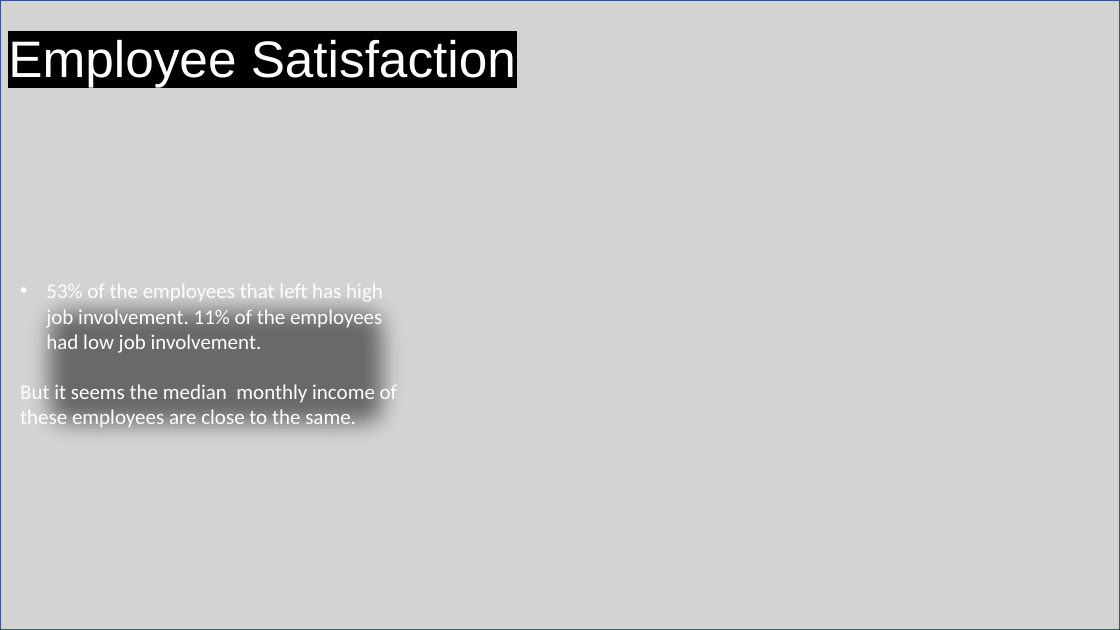
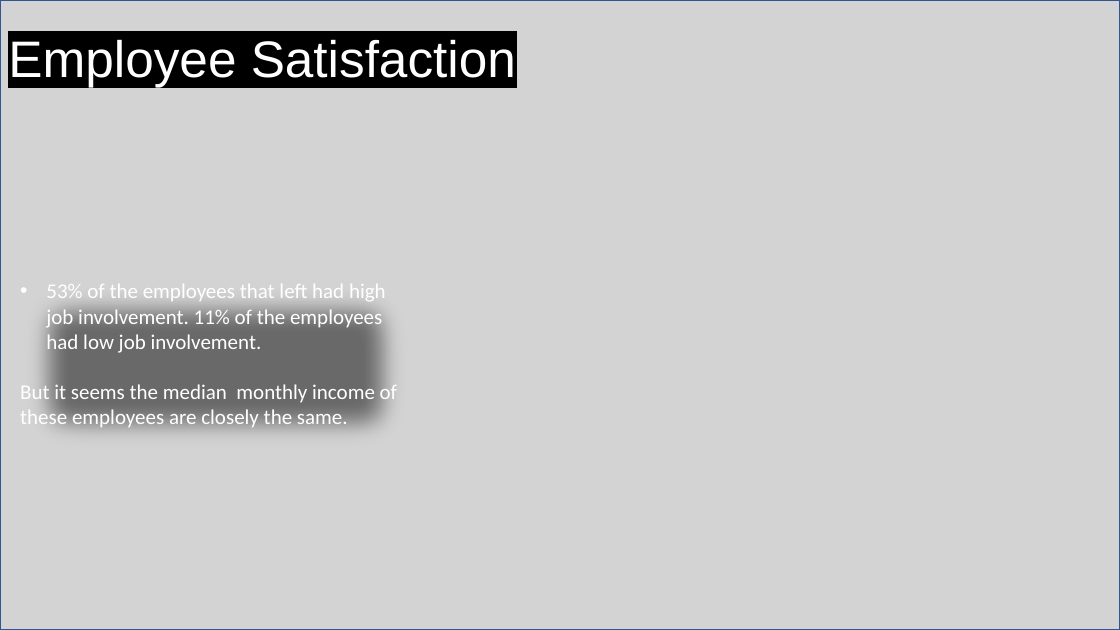
Before and after one commit to mich7000/my-data-science-and-machine-learning-portfolio, a slide deck: slide 5 of Employee Attrition Data Analysis/report-slides.pptx. Drawn at 1120x630 pixels with LibreOffice and Linux fonts; fonts in the diff are those of the drawing; background and template pictures are left out. Boxes give left, top, right and bottom in pixels: in the first picture for what was removed or moved away, otherwise in the second. Text is boxed around its words. In the diff, an @@ line names an element or a change of style, - is before the commit and + after.

```diff
--- a/Employee Attrition Data Analysis/report-slides.pptx
+++ b/Employee Attrition Data Analysis/report-slides.pptx
@@ text at [20,284,397,428]: text changed @@
-• 53% of the employees that left has high job involvement. 11% of the employees had low job involvement.
-But it seems the median monthly income of these employees are close to the same.
+• 53% of the employees that left had high job involvement. 11% of the employees had low job involvement.
+But it seems the median monthly income of these employees are closely the same.
```
Also in this commit, not shown: 4 other slides changed, 18 other files.
